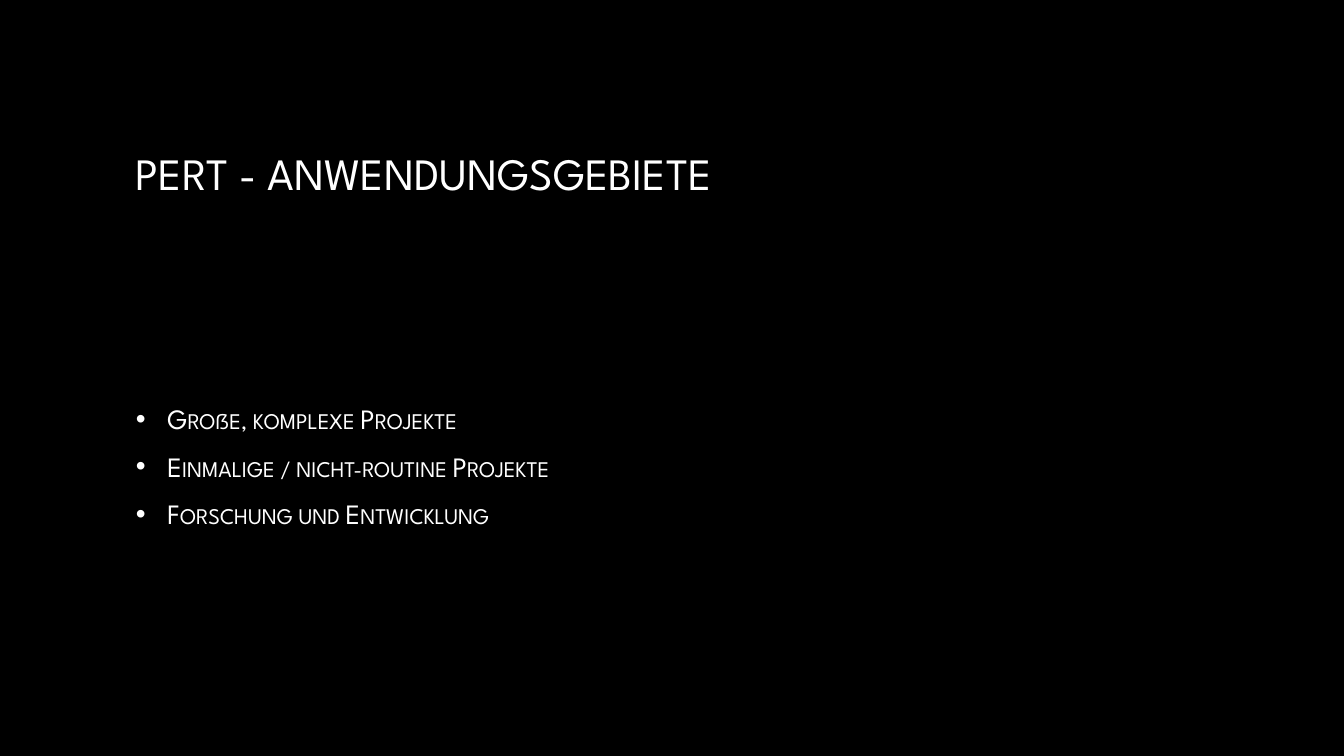
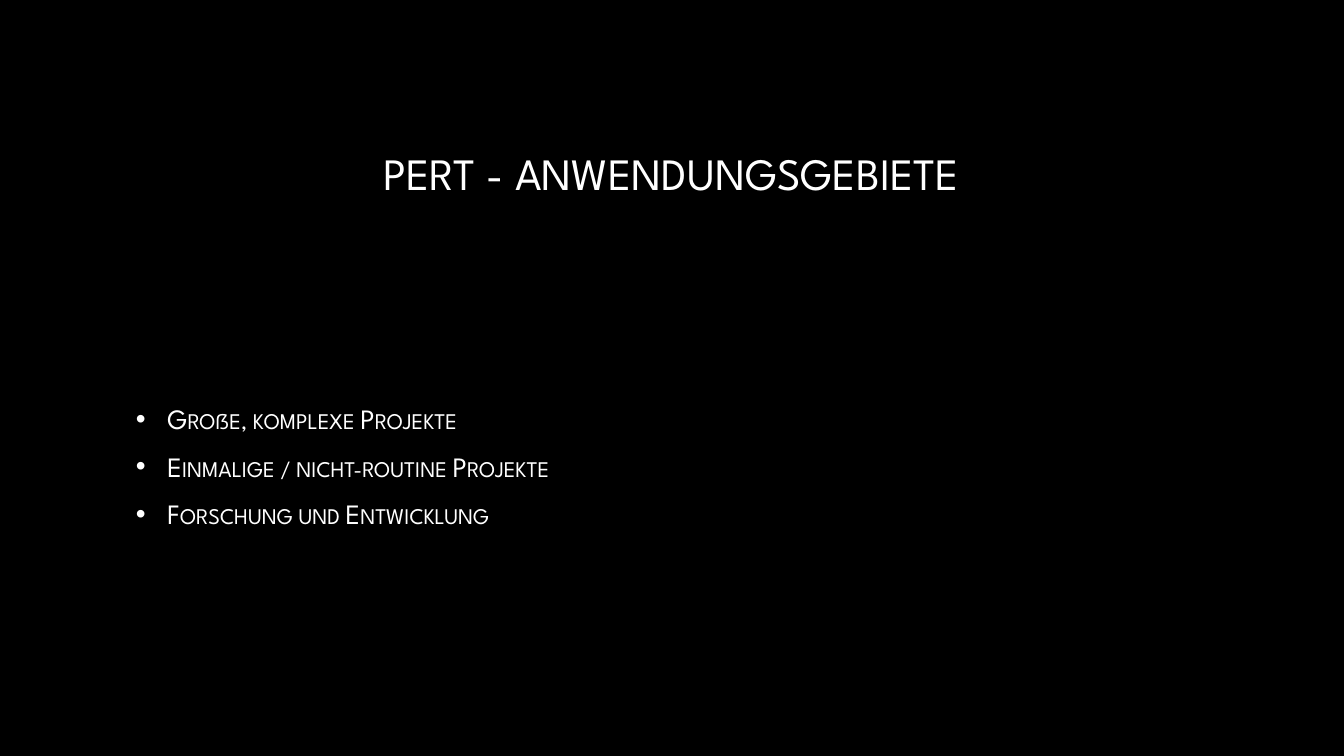
Before and after one commit to JimmyJ0ee/Projektmanagement_Q2, a slide deck: slide 12 of A1008.pptx. Drawn at 1344x756 pixels with LibreOffice and Linux fonts; fonts in the diff are those of the drawing; background and template pictures are left out. Boxes give left, top, right and bottom in pixels: in the first picture for what was removed or moved away, otherwise in the second. Text is boxed around its words. In the diff, an @@ line names an element or a change of style, - is before the commit and + after.

```diff
--- a/A1008.pptx
+++ b/A1008.pptx
@@ title "PERT - ANWENDUNGSGEBIETE" at (383, 160, 959, 191): alignment left to centre @@
```
Also in this commit, not shown: 2 other slides changed.
